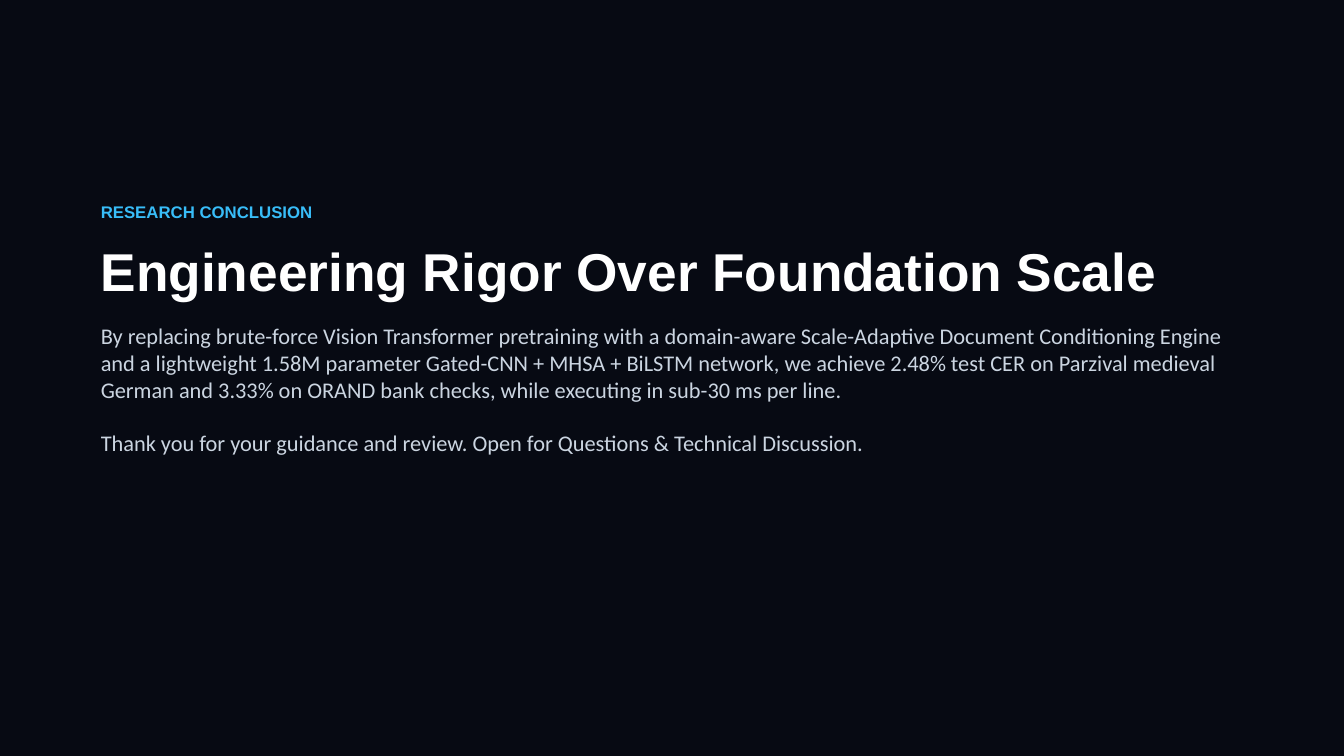
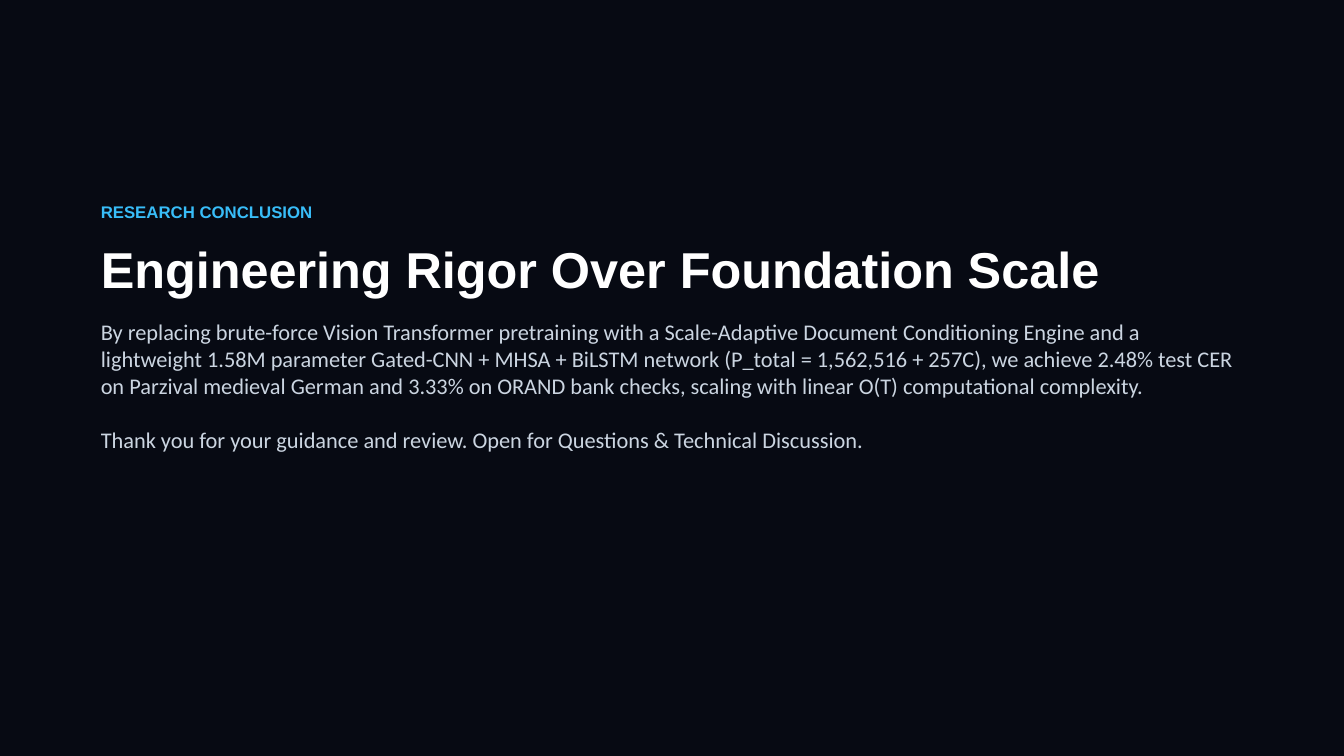
Before and after one commit to Balaji268268/HandwrittenTextRecognition, a slide deck: slide 14 of docs/presentation/Handwritten_Text_Recognition_MNC_Keynote.pptx. Drawn at 1344x756 pixels with LibreOffice and Linux fonts; fonts in the diff are those of the drawing. Boxes give left, top, right and bottom in pixels: in the first picture for what was removed or moved away, otherwise in the second. Text is boxed around its words. In the diff, an @@ line names an element or a change of style, - is before the commit and + after.

```diff
--- a/docs/presentation/Handwritten_Text_Recognition_MNC_Keynote.pptx
+++ b/docs/presentation/Handwritten_Text_Recognition_MNC_Keynote.pptx
@@ background #FFFFFF to #070A13 @@
@@ rectangle removed at [0,0,1344,756] @@
@@ text at [101,251,1100,298]: size 38 to 36 pt in "Engineering Rigor Over Foundation Scale" @@
@@ text at [101,324,1232,452]: text changed @@
-By replacing brute-force Vision Transformer pretraining with a domain-aware Scale-Adaptive Document Conditioning Engine and a lightweight 1.58M parameter Gated-CNN + MHSA + BiLSTM network, we achieve 2.48% test CER on Parzival medieval German and 3.33% on ORAND bank checks, while executing in sub-30 ms per line.
-Thank you for your guidance and review. Open for Questions & Technical Discussion.
+By replacing brute-force Vision Transformer pretraining with a Scale-Adaptive Document Conditioning Engine and a lightweight 1.58M parameter Gated-CNN + MHSA + BiLSTM network (P_total = 1,562,516 + 257C), we achieve 2.48% test CER on Parzival medieval German and 3.33% on ORAND bank checks, scaling with linear O(T) computational complexity.
+Thank you for your guidance and review. Open for Questions & Technical Discussion.
```
Also in this commit, not shown: 7 other slides changed, 6 slides added, 6 slides removed, 9 other files.
